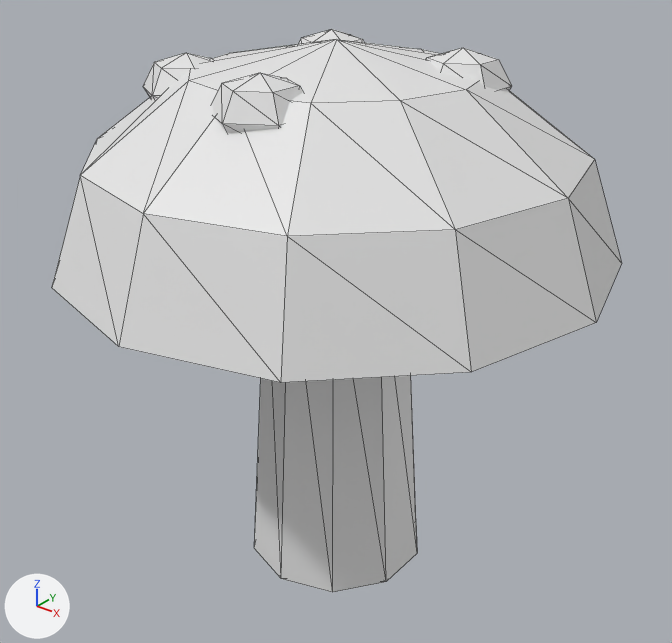
The glTF model public/assets/props/mushroom.glb, before and after one commit.
Camera for both pictures: a 50 mm camera at (0.1673, -0.2095, 0.2145) aimed at (0.0001, -0.0006, 0.0849). Lighting does not change. The marker at lower left points along +X, +Y and +Z. The picture after the commit comes second. Mesh edges are drawn as thin lines. Vertices at exactly the same position are counted once.

The older version as bpy lines, for what is in view:
```python
me_sphere = bpy.data.meshes.new('Sphere')
me_sphere.from_pydata(...)  # 137 vertices, 240 faces; spans x -0.085..0.085, y -0.085..0.085, z 0.0..0.172
# faces by material slot: [60, 144, 36]
me_sphere.materials.append(mat_mushroomcap)  # white #e7e7e7
me_sphere.materials.append(mat_mushroomspot)  # white #e7e7e7
me_sphere.materials.append(mat_mushroomstem)  # white #e7e7e7
ob_mushroom = bpy.data.objects.new('Mushroom', me_sphere)
ob_mushroom.location = (0.0, 0.0, 0.0)
```
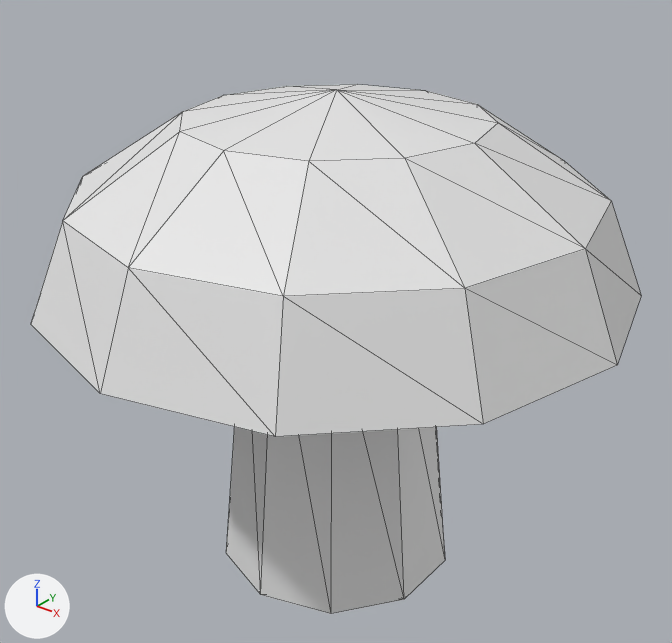
Pixel boxes [x1, y1, x2, y2] of what changed, in the pictures (672 x 643 px; the box of a moved part takes in the faces that stretch with it):
'Mushroom', reshaped (7% wider): before [52, 29, 622, 592]; after [31, 84, 641, 614]
part 1 of me_sphere, moved or reshaped: before [52, 39, 622, 383]; after [31, 84, 641, 437]
part 2 of me_sphere, added: after [226, 427, 445, 614]
part 3 of me_sphere, deleted: before [143, 53, 212, 99]
part 4 of me_sphere, deleted: before [426, 48, 512, 90]
part 5 of me_sphere, deleted: before [212, 73, 303, 133]
part 6 of me_sphere, deleted: before [254, 375, 417, 592]
part 7 of me_sphere, deleted: before [298, 29, 364, 44]

Patch to the scene script:
```diff
--- a/public/assets/props/mushroom.glb.py
+++ b/public/assets/props/mushroom.glb.py
@@ me_sphere @@
 # used by ob_mushroom; location = (0.0, 0.0, 0.0)
-me_sphere.from_pydata(...)  # 137 vertices, 240 faces; spans x -0.085..0.085, y -0.085..0.085, z 0.0..0.172
+me_sphere.from_pydata(...)  # 57 vertices, 96 faces; spans x -0.092..0.092, y -0.092..0.092, z 0.0..0.158
+# me_sphere part 1: the loose piece of 37 vertices spanning x -0.085..0.085, y -0.085..0.085, z 0.11..0.172 is scaled about its middle by (1.08, 1.08, 0.935), then moved by (0.0, 0.0, -0.012)
+# me_sphere part 2: a new loose piece, a 10-sided cut cone along z (radius 0.04 at the low end, 0.029 at the high end) spanning x -0.038..0.038, y -0.04..0.04, z 0.0..0.104, in mat_mushroomstem (white #e7e7e7)
+# me_sphere part 3: the loose piece of 20 vertices spanning x -0.052..-0.028, y -0.034..-0.006, z 0.147..0.167 is deleted
+# me_sphere part 4: the loose piece of 20 vertices spanning x 0.018..0.042, y 0.004..0.032, z 0.151..0.171 is deleted
+# me_sphere part 5: the loose piece of 20 vertices spanning x -0.006..0.018, y -0.052..-0.024, z 0.149..0.169 is deleted
+# me_sphere part 6: the loose piece of 20 vertices spanning x -0.029..0.029, y -0.03..0.03, z 0.0..0.116 is deleted
+# me_sphere part 7: the loose piece of 20 vertices spanning x -0.038..-0.014, y 0.016..0.044, z 0.149..0.169 is deleted
 me_sphere.materials.append(mat_mushroomcap)
-me_sphere.materials.append(mat_mushroomspot)  # white #e7e7e7
 me_sphere.materials.append(mat_mushroomstem)
```
